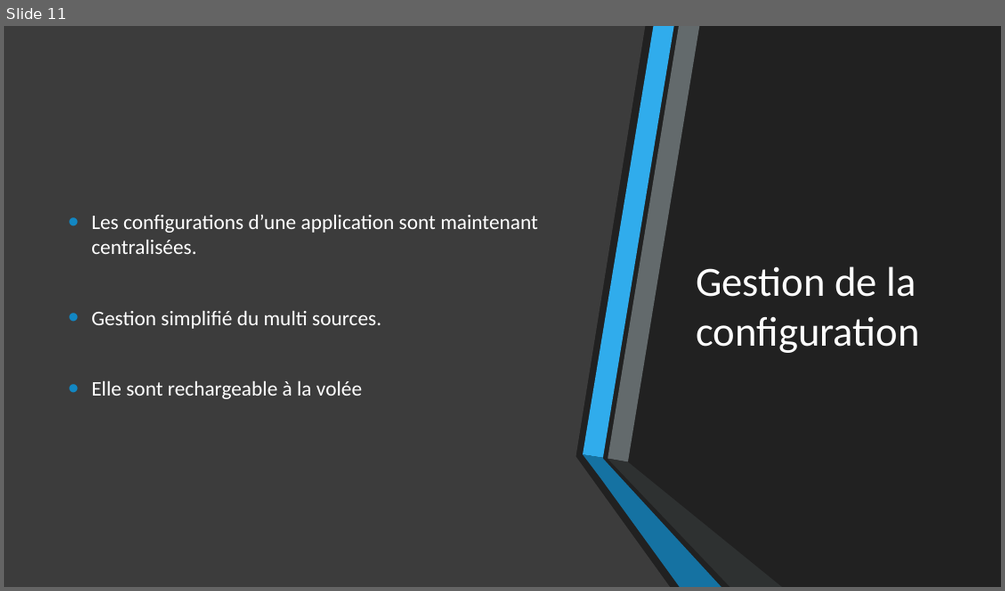
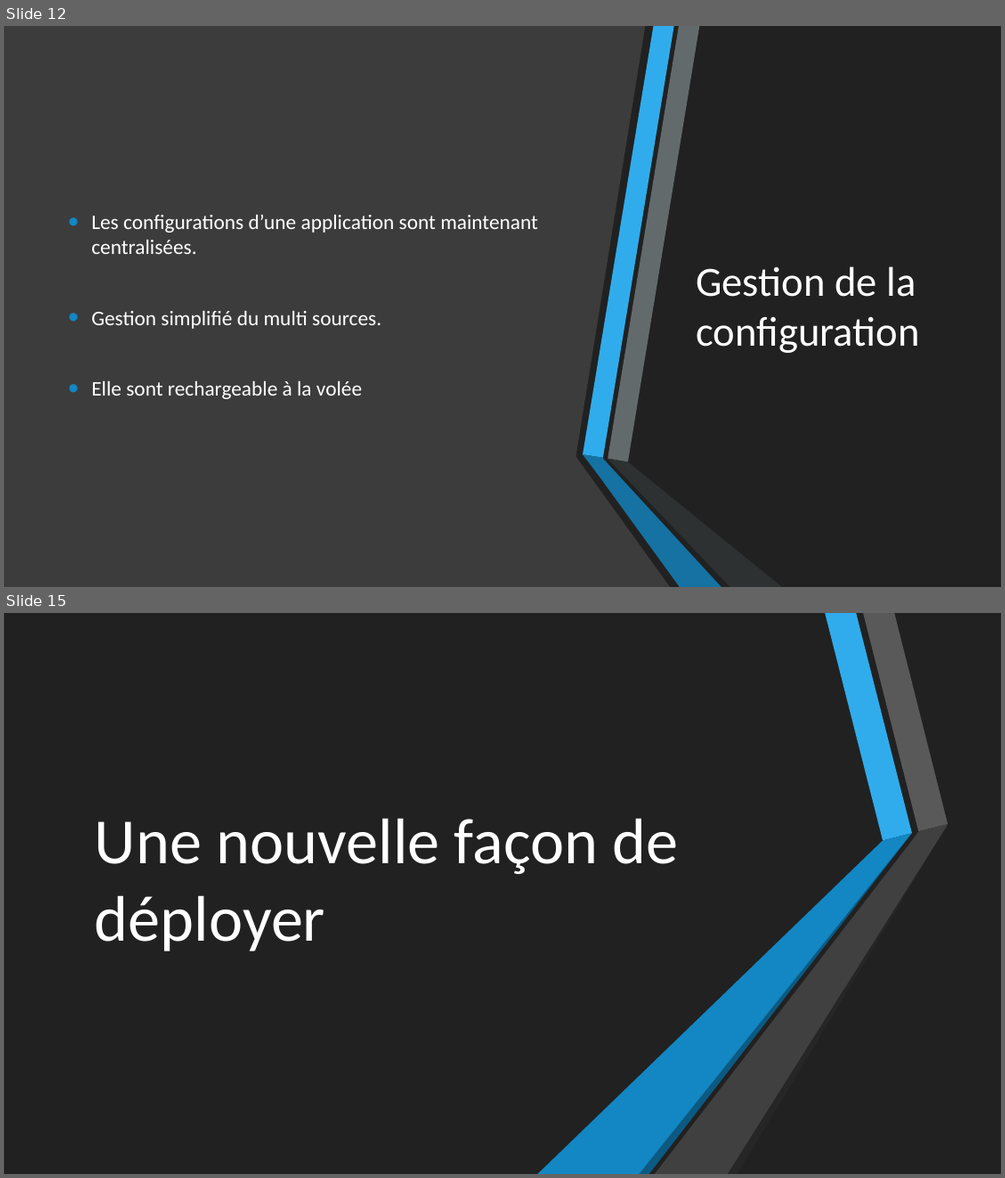
Before and after one commit to 74nu5/Meetup-MUG.net-05-02-2019, a slide deck: Présentation.pptx. Shown one above the other, each under a label of ours: slide 11 before the commit, slides 12 and 15 after it; the slides between them are not shown. The pictures are 1005x591 and 1005x1178 pixels, drawn with LibreOffice and Linux fonts; fonts in the diff are those of the drawing. Boxes give left, top, right and bottom in pixels: in the first picture for what was removed or moved away, otherwise in the second. Text is boxed around its words. In the diff, an @@ line names an element or a change of style, - is before the commit and + after.

```diff
--- a/Présentation.pptx
+++ b/Présentation.pptx
@@ slide 15 added at (4, 613, 1001, 1174), background #212121; not listed: 6 template elements that a slide beside it also shows @@
@@ rectangle added at (4, 613, 1001, 1174), fill #212121 @@
@@ group added at (48, 613, 460, 1174): 6 freeform shapes @@
@@ title added at (95, 818, 679, 951), 62 pt, text #FFFFFF @@
+Une nouvelle façon de déployer
@@ group added at (538, 613, 948, 1174): 6 freeform shapes @@
@@ what was slide 11 is now slide 12 @@
```
Also in this commit, not shown: 1 slide changed, 10 other slides added.
